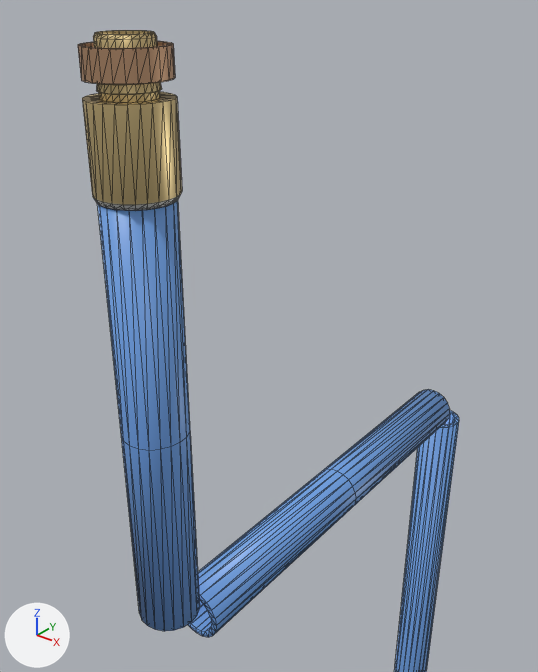
One commit to the glTF model slab_pipes_supply__water-city_filter_and_softener-no_and_plumbing-pex_branch.glb: the scene before it, then after it.
The view is the same before and after, from a 50 mm camera at (2.594, 1.163, 0.842) aimed at (2.482, 1.303, 0.756). The axes (+X, +Y, +Z) are drawn at lower left. The lights are the same throughout. The picture after the commit comes second. Mesh edges are drawn as thin lines.

In view in the first picture: 'fit_adapter_pipe_supply_tb_cold_trunk', 'pipe_supply_closet_riser__pex.901'.
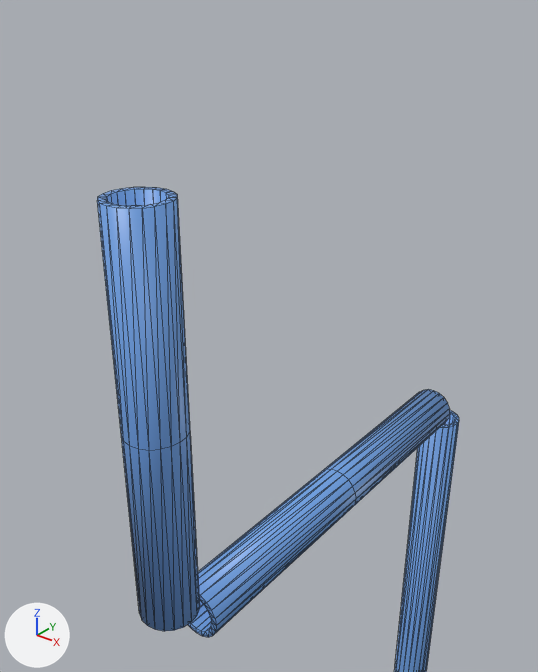
The edits, one by one:
Object 'fit_adapter_pipe_supply_tb_cold_trunk' (ob_fit_adapter_pipe_supply_tb_cold_trunk) is deleted.

Location of each change, [x1, y1, x2, y2] in pixels of the pictures (538 x 672 px):
'fit_adapter_pipe_supply_tb_cold_trunk', deleted
    before: [78, 30, 182, 210]
    faces in mat_mat_brass_001 (beige #e7ce95): [82, 30, 182, 205]
    faces in mat_mat_crimp_ring (beige #d4aa86): [78, 41, 175, 84]
    faces in mat_mat_solder (light grey #dadad7): [94, 195, 180, 210]
